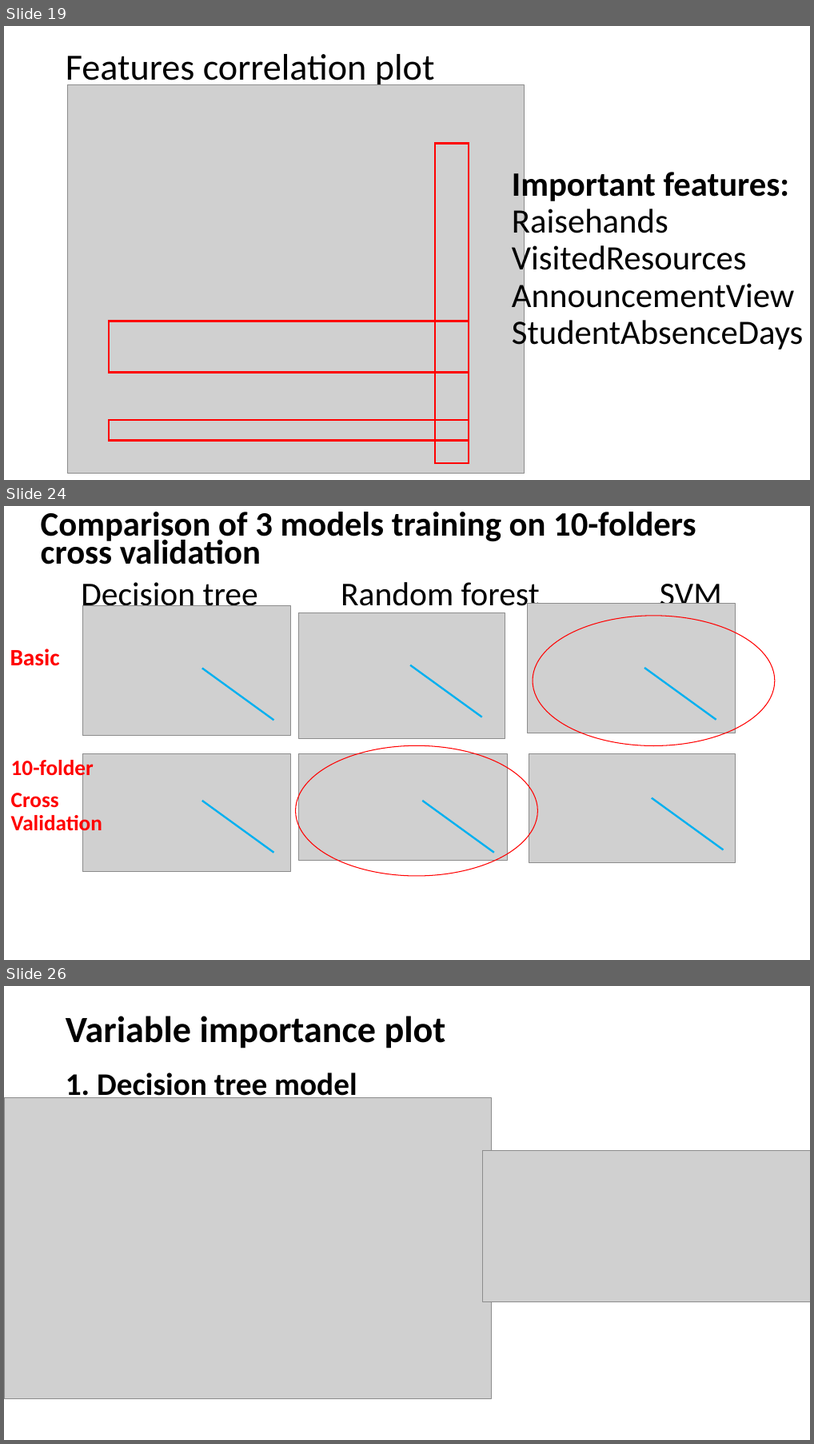
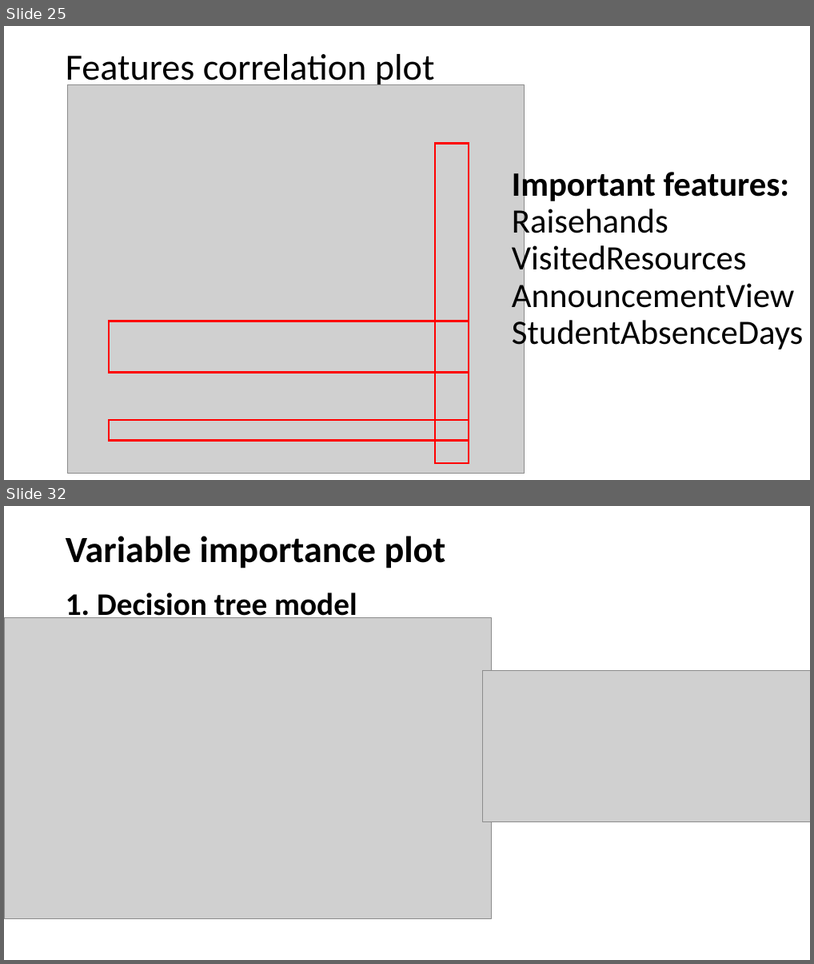
Before and after one commit to Rena-zhou/IFN702, a slide deck: Project presentation (presentation)- zhiying.pptx. Shown one above the other, each under a label of ours: slides 19, 24 and 26 before the commit, slides 25 and 32 after it; the slides between them are not shown. The pictures are 814x1444 and 814x964 pixels, drawn with LibreOffice and Linux fonts; fonts in the diff are those of the drawing; grey boxes stand for pictures. Boxes give left, top, right and bottom in pixels: in the first picture for what was removed or moved away, otherwise in the second. Text is boxed around its words. In the diff, an @@ line names an element or a change of style, - is before the commit and + after.

```diff
--- a/Project presentation (presentation)- zhiying.pptx
+++ b/Project presentation (presentation)- zhiying.pptx
@@ slide 24 removed at bbox=[4, 506, 810, 960], background #FFFFFF @@
@@ text removed at bbox=[41, 512, 696, 564] @@
-Comparison of 3 models training on 10-folders cross validation
@@ title removed at bbox=[81, 578, 722, 614] @@
-Decision tree Random forest SVM
@@ picture removed at bbox=[82, 605, 290, 736] @@
@@ picture removed at bbox=[298, 613, 505, 738] @@
@@ picture removed at bbox=[528, 604, 736, 733] @@
@@ ellipse removed at bbox=[533, 616, 775, 745] @@
@@ text removed at bbox=[10, 648, 60, 666] @@
-Basic
@@ line removed from (202, 668) to (274, 720) @@
@@ line removed from (410, 665) to (482, 717) @@
@@ line removed from (646, 668) to (717, 720) @@
@@ ellipse removed at bbox=[295, 745, 538, 876] @@
@@ text removed at bbox=[11, 757, 102, 836] @@
-10-folder
-Cross Validation
@@ picture removed at bbox=[82, 753, 290, 872] @@
@@ picture removed at bbox=[298, 753, 507, 860] @@
@@ picture removed at bbox=[529, 753, 735, 862] @@
@@ line removed from (202, 800) to (274, 852) @@
@@ line removed from (422, 800) to (494, 852) @@
@@ line removed from (652, 797) to (724, 850) @@
@@ what was slide 19 is now slide 25 @@
@@ what was slide 26 is now slide 32 @@
```
Also in this commit, not shown: 10 slides changed, 9 slides added, 1 other slide removed.
